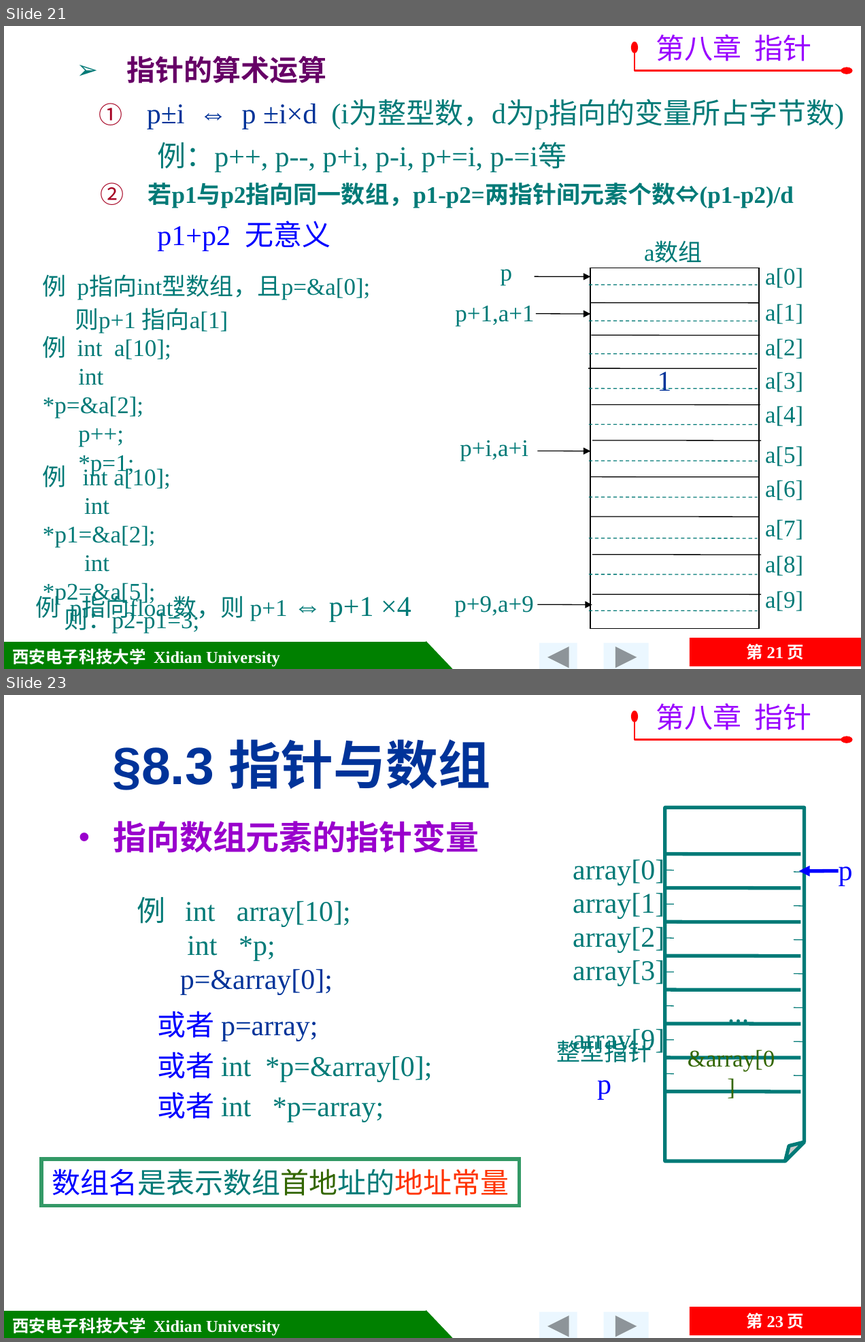
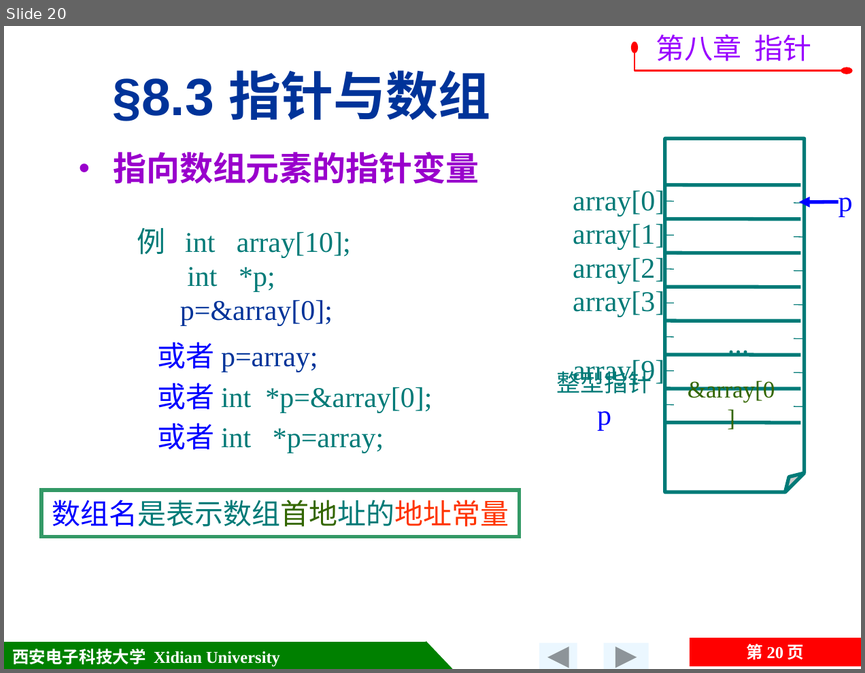
Before and after one commit to jtrfid/C-Repositories, a slide deck: 2016/C语言/课件/第8章 指针.pptx. Shown one above the other, each under a label of ours: slides 21 and 23 before the commit, slide 20 after it; the slides between them are not shown. The pictures are 865x1342 and 865x673 pixels, drawn with LibreOffice and Linux fonts; fonts in the diff are those of the drawing; background and template pictures are left out. Boxes give left, top, right and bottom in pixels: in the first picture for what was removed or moved away, otherwise in the second. Text is boxed around its words. In the diff, an @@ line names an element or a change of style, - is before the commit and + after.

```diff
--- a/2016/C语言/课件/第8章 指针.pptx
+++ b/2016/C语言/课件/第8章 指针.pptx
@@ slide 21 removed at [4, 26, 861, 669], background picture (left out); not listed: 5 template elements that a slide beside it also shows @@
@@ text removed at [655, 34, 811, 61] @@
-第八章 指针
@@ text removed at [126, 56, 326, 83] @@
-➢ 指针的算术运算
@@ freeform shape removed at [634, 48, 847, 71] @@
@@ text removed at [99, 101, 844, 251] @@
-    ① p±i ⇔ p ±i×d (i为整型数，d为p指向的变量所占字节数)
-      例：p++, p--, p+i, p-i, p+=i, p-=i等
-      ② 若p1与p2指向同一数组，p1-p2=两指针间元素个数⇔(p1-p2)/d
-      p1+p2 无意义
@@ text removed at [43, 274, 371, 333] @@
-例 p指向int型数组，且p=&a[0];
-则p+1 指向a[1]
@@ text removed at [43, 335, 171, 475] @@
-例 int a[10];
-int *p=&a[2];
-p++;
-*p=1;
@@ text removed at [657, 368, 671, 390] @@
-1
@@ text removed at [43, 465, 199, 633] @@
-例 int a[10];
-int *p1=&a[2];
-int *p2=&a[5];
-则：p2-p1=3;
@@ group removed at [454, 242, 803, 628]: 19 lines, 15 texts, 4 arrows, 1 rectangle @@
-a[0]
-a[1]
-a[2]
-a[3]
-a[4]
-a[5]
-a[6]
-a[7]
-a[8]
-a[9]
-a数组
-p
-p+1,a+1
-p+i,a+i
-p+9,a+9
@@ text removed at [35, 592, 411, 622] @@
-例 p指向float数，则 p+1 ⇔ p+1 ×4
@@ what was slide 23 is now slide 20 @@
@@ page number at [747, 643, 804, 659]: text changed @@
-第 23 页
+第 20 页
```
Also in this commit, not shown: 4 slides changed, 1 slide added, 2 other slides removed, 4 other files.
